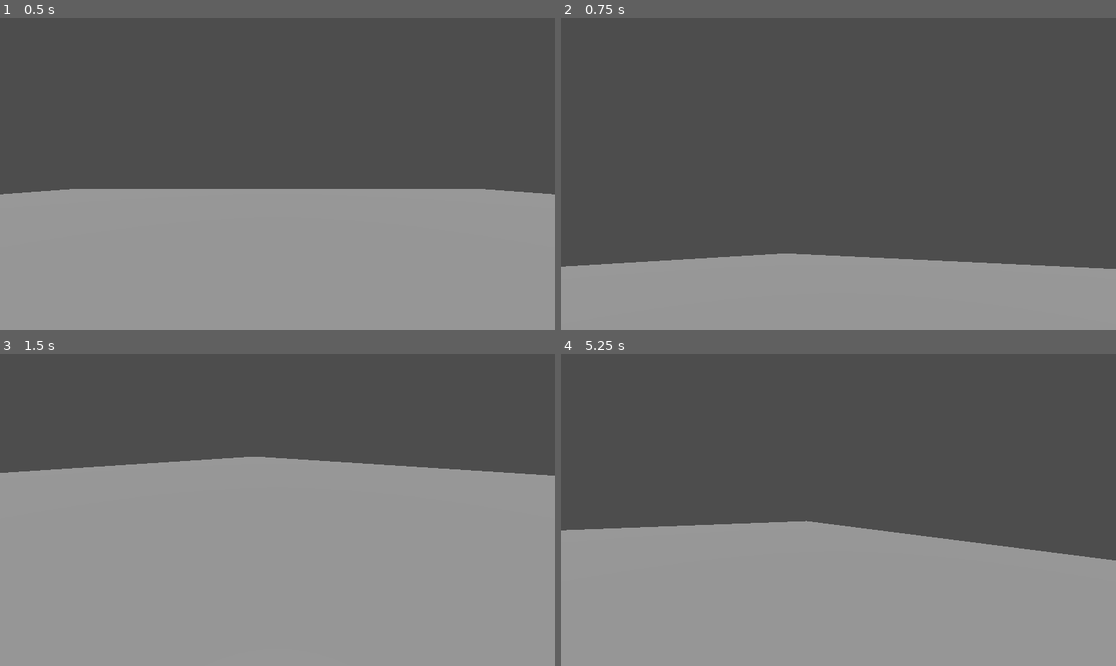
Above: before the commit, frames 1-4 (two rows, left to right).
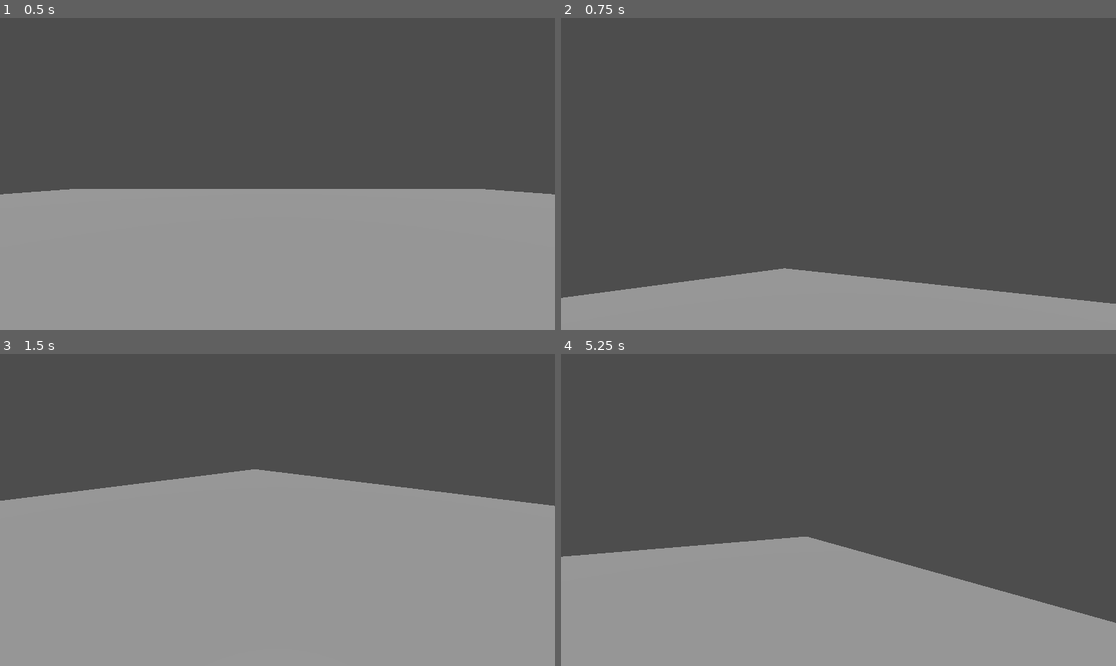
Above: after the commit, the same moments.

Repository: twang849/LoJam-x-GDS-2025
Game: Godot game, scene res://level.tscn
The game is run twice, just before and just after one commit, with the same random seed, the same clock (stepped at 60 frames per second) and the same inputs.
Inputs (mouse positions are in pixels of both pictures, inside the frame that each line leads up to):
- Up to frame 1 (0.5 s): no input
- Up to frame 2 (0.75 s): tap Enter at 0.5 s; move the mouse to (960, 158) at 0.52 s; hold D (move_right) from 0.53 s (still down); hold Space (jump) from 0.53 s (still down)
- Up to frame 3 (1.5 s): move the mouse to (166, 525) at 1.27 s; release D (move_right) at 1.28 s; release Space (jump) at 1.28 s; hold S (move_backward) from 1.28 s (still down); tap Space (jump) at 1.35 s
- Up to frame 4 (5.25 s): tap Space (jump) at 1.52, 1.82, 2.85, 3.02, 3.32, 4.35, 4.52, 4.82 s; move the mouse to (894, 441) at 2.02 s; release S (move_backward) at 2.03 s; hold D (move_right) 2.03-2.78 s; hold Space (jump) 2.03-2.78 s; move the mouse to (810, 572) at 2.77 s; hold W (move_forward) 2.78-3.53 s; tap Enter at 3.5, 5 s; move the mouse to (1005, 556) at 3.52 s; hold Space (jump) 3.53-4.28 s; hold A (move_left) 3.53-5.03 s; move the mouse to (672, 463) at 4.27 s; move the mouse to (866, 510) at 5.02 s; hold S (move_backward) from 5.03 s (still down); hold Space (jump) from 5.03 s (still down)

Frame 1 is identical in both runs. In frame 2, 7.7% of the frame differs, in the area x 0-100%, y 75-92%; in frame 3, 6.7%; in frame 4, 9.9%, in the area x 0-100%, y 53-87%.

Commit message:
Added jump and mouse capture

Diff:
--- a/player.gd
+++ b/player.gd
@@ -10,8 +10,12 @@
 @export var speed = 14
 # The downward acceleration when in the air, in meters per second squared.
 @export var fall_acceleration = 75
+@export var jump_impulse = 20
 
 var target_velocity = Vector3.ZERO
+
+func _ready():
+	Input.set_mouse_mode(Input.MOUSE_MODE_CAPTURED)
 
 func _physics_process(delta):
 	var direction = Vector3.ZERO
@@ -24,8 +28,9 @@
 		direction.x -= 1
 	if Input.is_action_pressed("move_right"):
 		direction.x += 1
-	if Input.is_action_pressed("jump"):
-		pass
+	if is_on_floor() and Input.is_action_just_pressed("jump"):
+		target_velocity.y = jump_impulse
+
 
 	if direction != Vector3.ZERO:
 		direction = direction.normalized()
